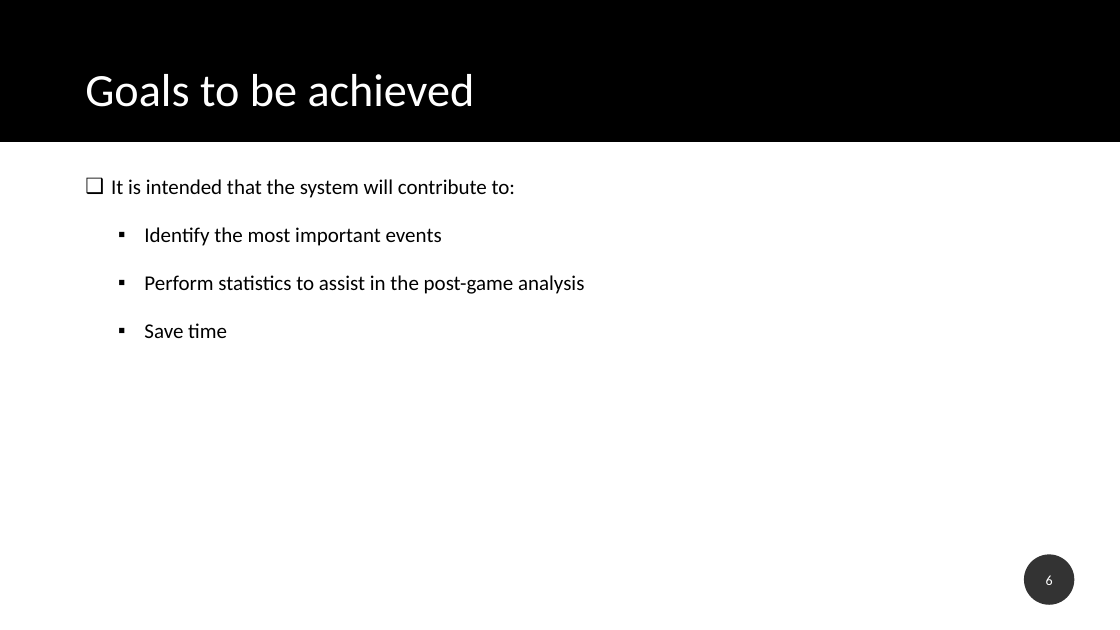
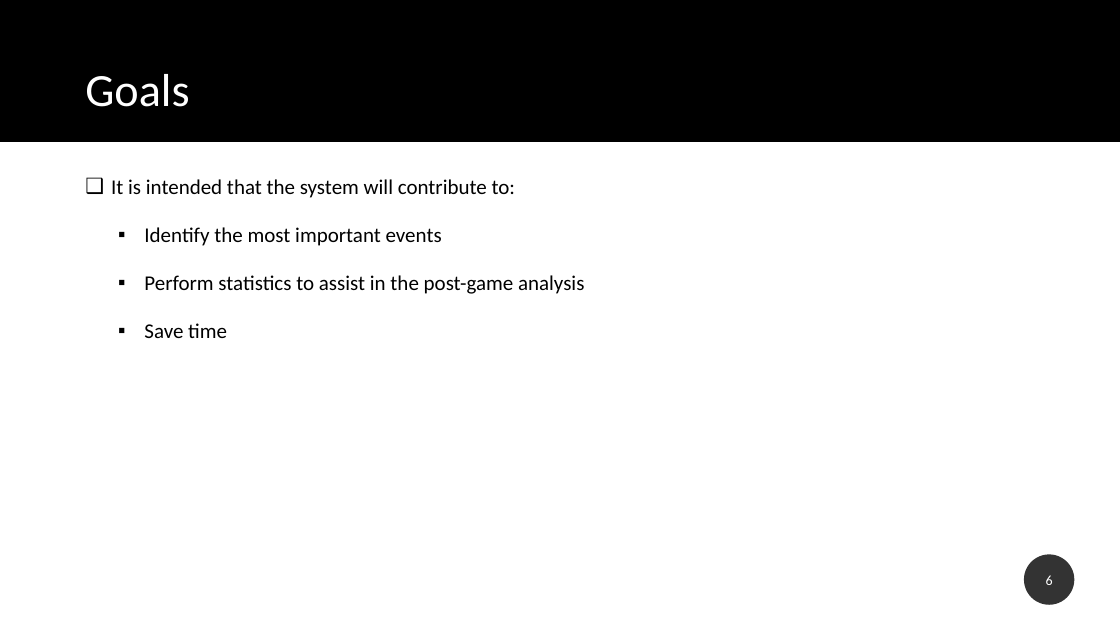
Before and after one commit to carina-haaf/prj_final_47_2122_leim, a slide deck: slide 6 of doc/apresentacoes_aulas/analise_requisitos_v4_en.pptx. Drawn at 1120x630 pixels with LibreOffice and Linux fonts; fonts in the diff are those of the drawing. Boxes give left, top, right and bottom in pixels: in the first picture for what was removed or moved away, otherwise in the second. Text is boxed around its words. In the diff, an @@ line names an element or a change of style, - is before the commit and + after.

```diff
--- a/doc/apresentacoes_aulas/analise_requisitos_v4_en.pptx
+++ b/doc/apresentacoes_aulas/analise_requisitos_v4_en.pptx
@@ title at (x1=85, y1=74, x2=189, y2=107): text changed @@
-Goals to be achieved
+Goals
```
Also in this commit, not shown: 7 other slides changed.
